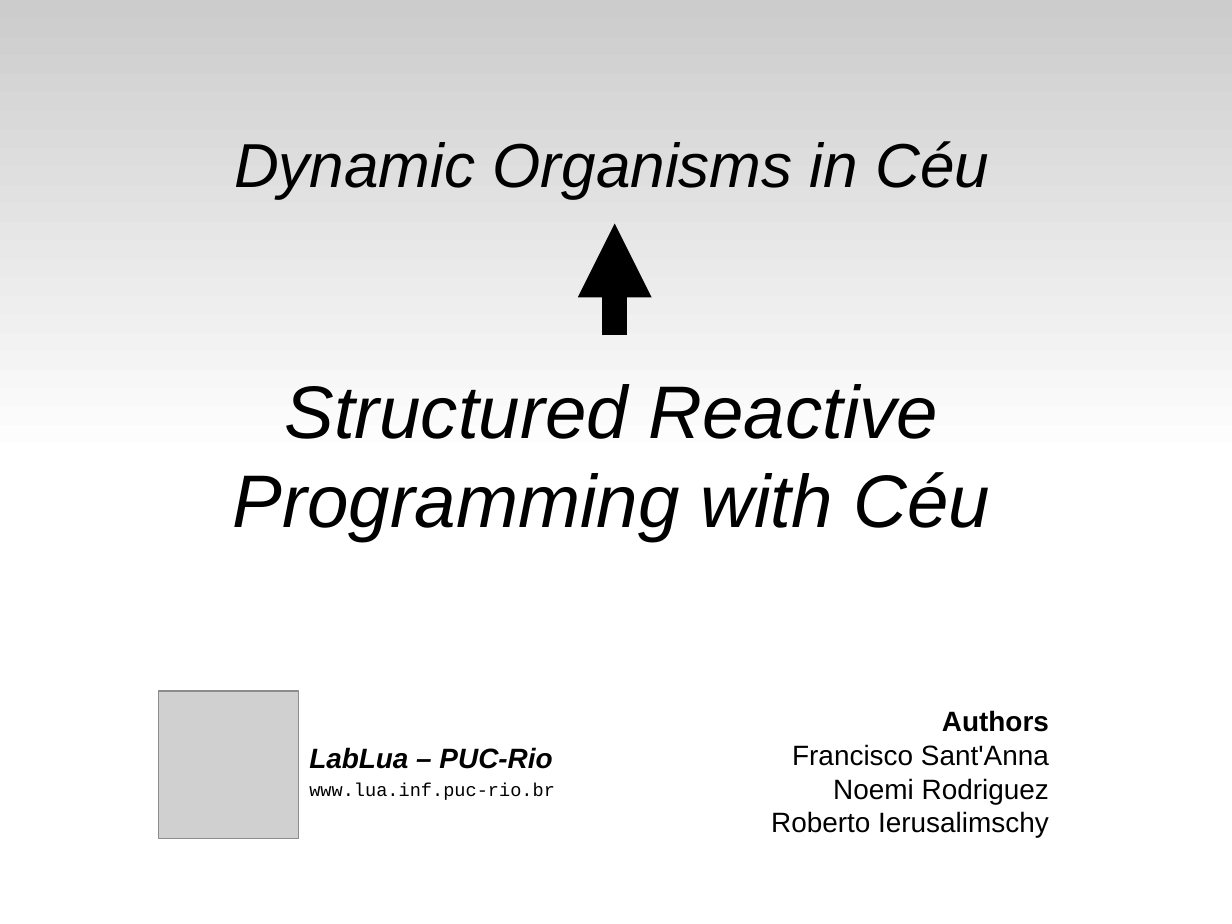
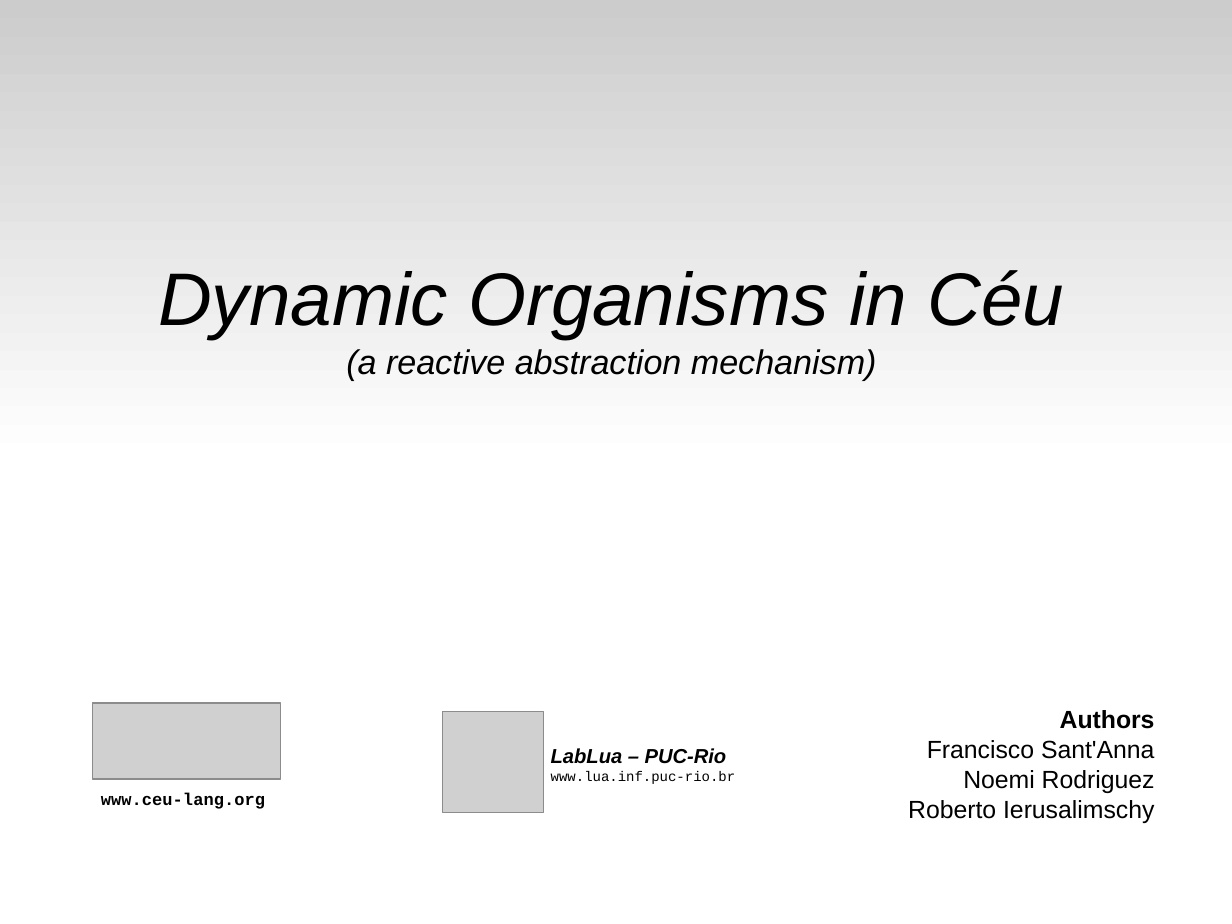
Before and after one commit to fsantanna-no/ceu-docs, a slide deck: slide 1 of ceu_stl.odp. Drawn at 1232x924 pixels with LibreOffice and Linux fonts; fonts in the diff are those of the drawing; grey boxes stand for pictures. Boxes give left, top, right and bottom in pixels: in the first picture for what was removed or moved away, otherwise in the second. Text is boxed around its words. In the diff, an @@ line names an element or a change of style, - is before the commit and + after.

```diff
--- a/ceu_stl.odp
+++ b/ceu_stl.odp
@@ subtitle "Dynamic Organisms in Céu": place and size @@
-subtitle "Dynamic Organisms in Céu" at bbox=[234, 141, 989, 198]
+subtitle "Dynamic Organisms in Céu" at bbox=[158, 270, 1065, 381]
@@ arrow removed from (615, 335) to (615, 224) @@
@@ subtitle at bbox=[158, 270, 1065, 339]: size 40 to 48 pt in "Dynamic Organisms in Céu" @@
@@ subtitle at bbox=[346, 349, 877, 381]: paragraph added @@
+(a reactive abstraction mechanism)
@@ text removed at bbox=[233, 384, 990, 541] @@
-Structured Reactive Programming with Céu
@@ picture: place and size @@
-picture at bbox=[159, 691, 298, 838]
+picture at bbox=[93, 703, 282, 779]
@@ picture added at bbox=[443, 712, 543, 813] @@
@@ text "Authors": place and size @@
-text "Authors" at bbox=[771, 710, 1049, 837]
+text "Authors" at bbox=[908, 710, 1155, 823]
@@ text "Authors" at bbox=[908, 710, 1155, 823]: size 18 to 16 pt @@
@@ text "LabLua – PUC-Rio": place and size @@
-text "LabLua – PUC-Rio" at bbox=[309, 747, 555, 800]
+text "LabLua – PUC-Rio" at bbox=[551, 748, 736, 784]
@@ text "LabLua – PUC-Rio" at bbox=[551, 748, 736, 784]: size 18 to 13 pt in "LabLua – PUC-Rio"; size 12 to 9 pt in "www.lua.inf.puc-rio.br" @@
@@ text added at bbox=[101, 792, 265, 809], 11 pt, text #000000, bold @@
+www.ceu-lang.org
```
Also in this commit, not shown: 8 other slides changed, 2 slides added, 1 slide removed, 3 other files.
